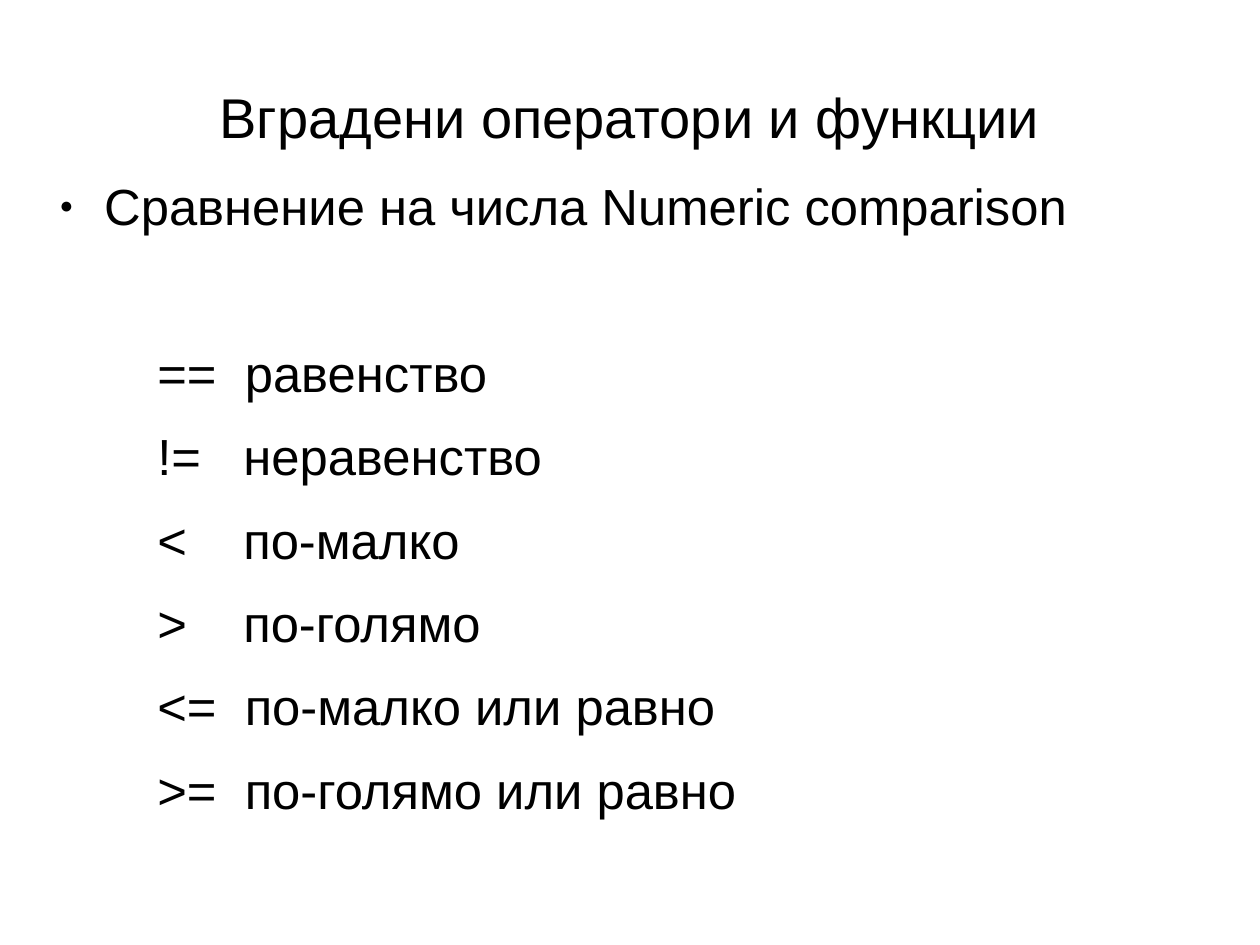
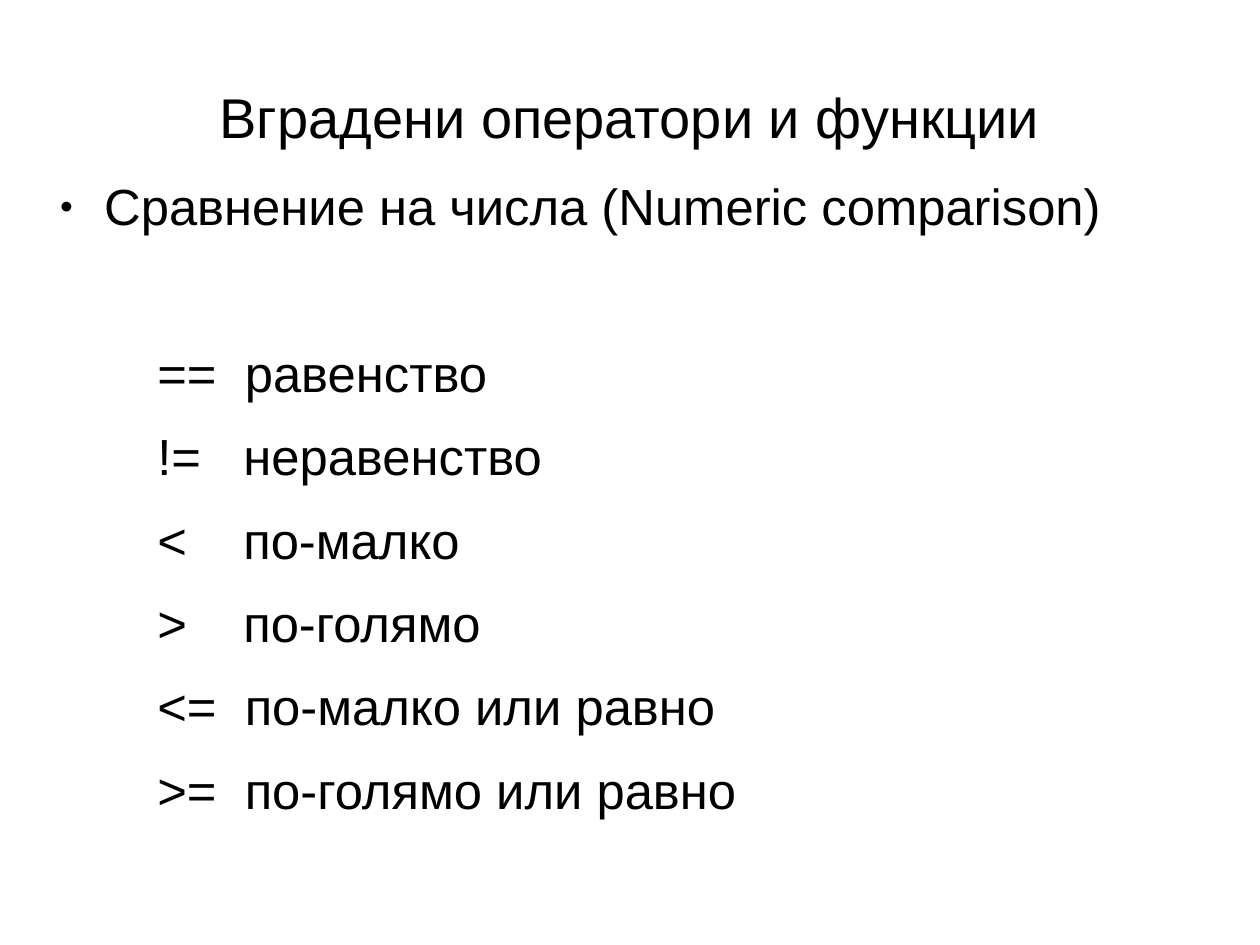
Before and after one commit to kberov/PerlProgrammingCourse, a slide deck: slide 29 of 01_intro_bg.odp. Drawn at 1260x945 pixels with LibreOffice and Linux fonts; fonts in the diff are those of the drawing; background and template pictures are left out. Boxes give left, top, right and bottom in pixels: in the first picture for what was removed or moved away, otherwise in the second. Text is boxed around its words. In the diff, an @@ line names an element or a change of style, - is before the commit and + after.

```diff
--- a/01_intro_bg.odp
+++ b/01_intro_bg.odp
@@ text at (x1=104, y1=188, x2=1100, y2=236): text changed @@
-● Сравнение на числа Numeric comparison
+● Сравнение на числа (Numeric comparison)
```
Also in this commit, not shown: 13 other slides changed, 1 slide added, 1 slide removed, 1 other file.
